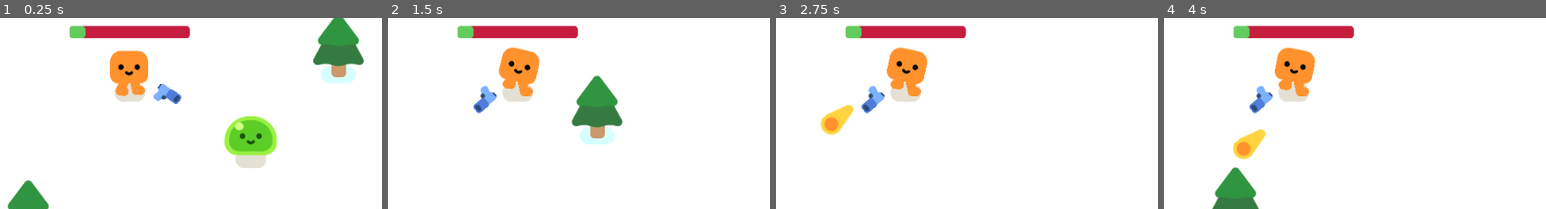
Above: before the commit, frames 1-4 (left to right).
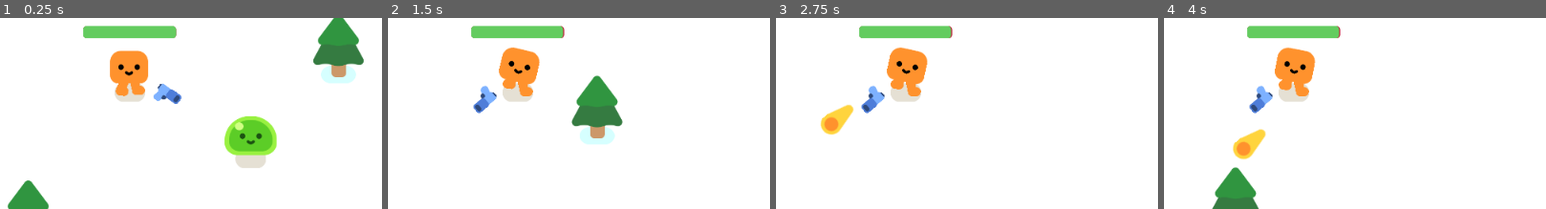
Above: after the commit, the same moments.

Repository: martindieck/gun-galore
Game: Godot game, scene res://game.tscn
Two runs of this game, one before a commit and one after it. Both use one fixed random seed, a clock stepped at 60 frames per second and the inputs below.
Inputs:
- Up to frame 1 (0.25 s): no input
- Up to frame 2 (1.5 s): hold D (move_right) 0.53-1.28 s; hold S (move_down) from 1.28 s (still down)
- Up to frame 3 (2.75 s): release S (move_down) at 2.03 s; hold D (move_right) from 2.03 s (still down)
- Up to frame 4 (4 s): release D (move_right) at 2.78 s; hold W (move_up) 2.78-3.53 s; hold A (move_left) from 3.53 s (still down)
The pictures show only the part of the screen within x 33-83%, y 30-80%; the shares and areas given below are measured in that part.

The runs differ from the first frame. In frame 1, 2.0% of the frame differs, in the area x 18-50%, y 4-11%; in frame 2, 2.0%; in frame 3, 2.0%; in frame 4, 2.0%.

Commit message:
Connected HealthBar to Actual Health

Diff:
--- a/player.gd
+++ b/player.gd
@@ -18,5 +18,6 @@
 	var overlapping_mobs = %HurtBox.get_overlapping_bodies()
 	if overlapping_mobs.size() > 0:
 		health -= overlapping_mobs.size() * DAMAGE_RATE * delta
+		%HealthBar.value = health
 		if health <= 0.0:
 			health_depleted.emit()
--- a/player.tscn
+++ b/player.tscn
@@ -49,12 +49,15 @@
 shape = SubResource("CircleShape2D_fgu7q")
 debug_color = Color(0.886275, 0.313726, 0.278431, 0.419608)
 
-[node name="ProgressBar" type="ProgressBar" parent="."]
-offset_left = -131.667
+[node name="HealthBar" type="ProgressBar" parent="."]
+unique_name_in_owner = true
+light_mask = 2
+visibility_layer = 2
+offset_left = -101.667
 offset_top = -145.0
-offset_right = 131.333
+offset_right = 101.333
 offset_bottom = -118.0
 theme_override_styles/background = SubResource("StyleBoxFlat_4w77n")
 theme_override_styles/fill = SubResource("StyleBoxFlat_jn2r5")
-value = 13.34
+value = 100.0
 show_percentage = false
